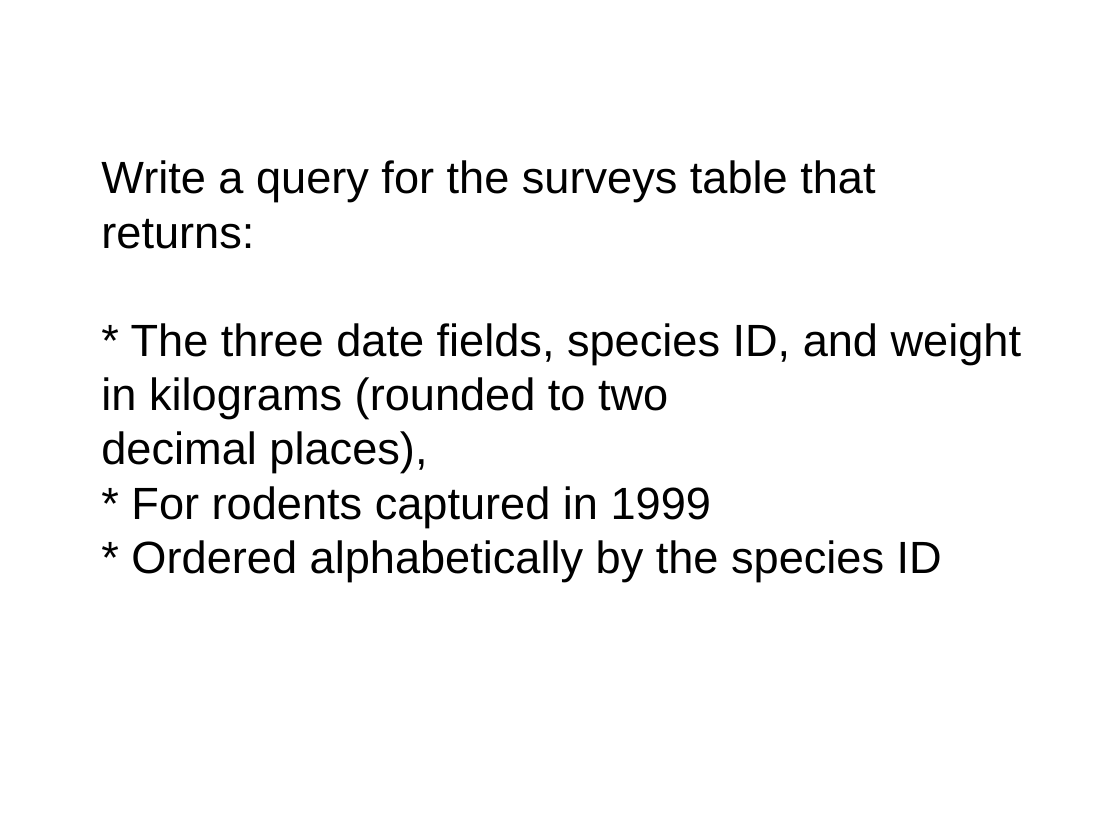
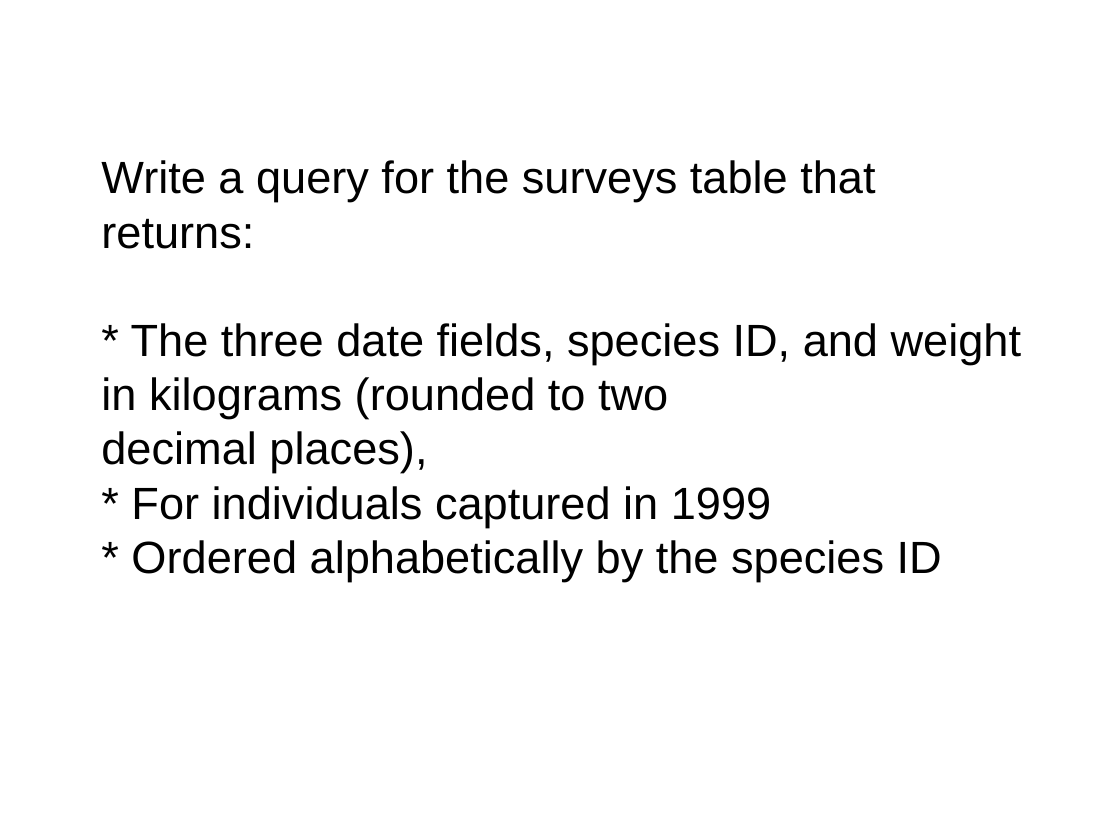
Before and after one commit to ethanwhite/swc-bootcamp-material, a slide deck: slide 5 of Lectures/sql.odp (slide 6 before the commit). Drawn at 1120x840 pixels with LibreOffice and Linux fonts; fonts in the diff are those of the drawing. Boxes give left, top, right and bottom in pixels: in the first picture for what was removed or moved away, otherwise in the second. Text is boxed around its words. In the diff, an @@ line names an element or a change of style, - is before the commit and + after.

```diff
--- a/Lectures/sql.odp
+++ b/Lectures/sql.odp
@@ text at (131, 486, 771, 527): text changed @@
-* For rodents captured in 1999
+* For individuals captured in 1999
```
Also in this commit, not shown: 1 slide removed.
